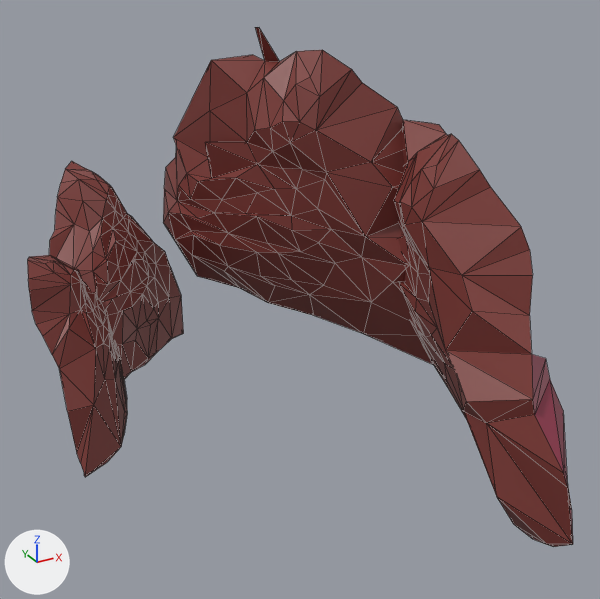
Before and after pictures for a commit that changed the glTF model src/assets/models/mountainShape1.glb.
One viewpoint serves both versions: a camera (50 mm lens) standing at (-243.0, -621.0, 364.0) and looking at (66.0, -58.0, 83.0). Every picture has the same lights, and +X, +Y and +Z are marked at lower left. Mesh edges are drawn as thin lines. Where no turn or scale is listed for an object, it has been applied to the vertices. Vertices at the same position are counted once.

Objects in the first picture: 'mountainShape1', 'mountainShape2', 'mountainShape2.001', 'mountainShape2.002'.
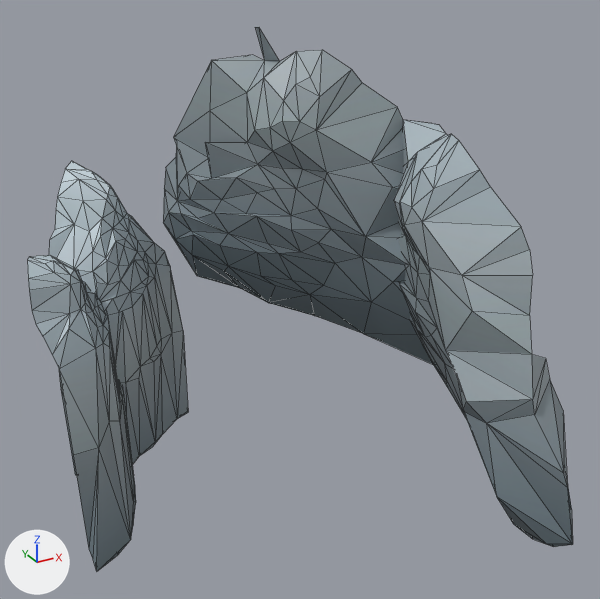
Where the newer file only moved an object's origin or applied its transform, the numbers keep the older frame.

Location of each change, (x1, y1, x2, y2) in pixels of the pictures (600 x 599 px):
```json
{"object": "mountainShape2.002", "change": "recoloured, surface changed", "before": [394, 120, 573, 547], "after": [394, 120, 573, 547], "on screen": "brown to grey"}
{"object": "mountainShape2.003", "change": "added", "after": [27, 161, 188, 571]}
{"object": "mountainShape2", "change": "deleted", "before": [49, 161, 183, 379], "on screen": "brown"}
{"object": "mountainShape1", "change": "deleted", "before": [27, 255, 127, 477], "on screen": "brown"}
{"part": 2, "of": "me_cube_004", "change": "recoloured", "before": [163, 27, 433, 364], "after": [163, 27, 433, 364], "on screen": "brown to grey"}
```

Scene script edits in JSON lines:
```json
{"op": "add", "block": "img_mountaintexture", "code": ["img_mountaintexture = load_image('mountainTexture', '_unpacked/mountainTexture', 2048, 2048, 'sRGB')"]}
{"op": "add", "block": "mat_material_004", "code": ["mat_material_004 = principled_material('Material.004')", "mat_material_004.texture = img_mountaintexture"]}
{"block": "me_cube_004", "where": "me_cube_004.from_pydata(...)  # 136 vertices, 238 faces; spans x -25.8..5.6, y -1.9..1.3, z -17.1..55.8"}
{"block": "me_cube_004", "where": "# used by ob_mountainshape2_001; location = (72.2, 27.8, 83.2); rotation_euler = (-3.054, -0.612, 0.528), in degrees (-175, -35, 30); scale = (-3.71, -110.0, -3.53)"}
{"block": "me_cube_004", "change": "me_cube_004 part 2: 238 faces spanning x -25.8..5.6, y -1.9..1.3, z -17.1..55.8 switch from mat_material (picture img_palette) to mat_material_004 (picture img_mountaintexture)"}
{"block": "me_cube_005", "where": "me_cube_005.from_pydata(...)  # 134 vertices, 236 faces; spans x -25.8..5.6, y -1.9..1.3, z -17.1..52.4"}
{"block": "me_cube_005", "where": "# used by ob_mountainshape2_002; location = (179.9, -98.6, 40.5); rotation_euler = (-2.963, -0.59, -0.429), in degrees (-170, -34, -25); scale = (-3.71, -110.0, -3.53)"}
{"op": "remove", "block": "me_cube_005", "code": "me_cube_005.materials.append(mat_material)  # picture img_palette"}
{"block": "me_cube_005", "change": "me_cube_005 part 1: texture (UV) coordinates of 236 of 236 faces, centred in x -23.5..4.6, y -1.9..1.2, z -17.1..51.1, changed; they spanned u 0.0..0.58, v 0.0..0.48 and now span u 0.16..0.87, v 0.01..0.56"}
{"op": "add", "block": "me_cube_005", "code": "me_cube_005.materials.append(mat_material_004)  # picture img_mountaintexture"}
{"op": "add", "block": "me_cube_007", "code": ["me_cube_007 = bpy.data.meshes.new('Cube.007')", "me_cube_007.from_pydata(...)  # 256 vertices, 448 faces; spans x 48.4..100.2, y -0.7..1.8, z -8.9..73.5", "me_cube_007.materials.append(mat_material_004)  # picture img_mountaintexture"]}
{"op": "remove", "block": "ob_mountainshape1", "code": ["ob_mountainshape1 = bpy.data.objects.new('mountainShape1', me_cube)", "ob_mountainshape1.location = (-67.4, 51.2, 7.6)"]}
{"op": "remove", "block": "ob_mountainshape2", "code": ["ob_mountainshape2 = bpy.data.objects.new('mountainShape2', me_cube_001)", "ob_mountainshape2.location = (-32.6, 89.7, 20.6)", "ob_mountainshape2.rotation_euler = (0.0, -3.142, -0.802)  # degrees (0, -180, -46)", "ob_mountainshape2.scale = (-2.8, -58.5, -2.8)"]}
{"op": "add", "block": "ob_mountainshape2_003", "code": ["ob_mountainshape2_003 = bpy.data.objects.new('mountainShape2.003', me_cube_007)", "ob_mountainshape2_003.location = (179.9, -98.6, 40.5)", "ob_mountainshape2_003.rotation_euler = (-2.963, -0.59, -0.429)  # degrees (-170, -34, -25)", "ob_mountainshape2_003.scale = (-3.71, -110.0, -3.53)"]}
```
